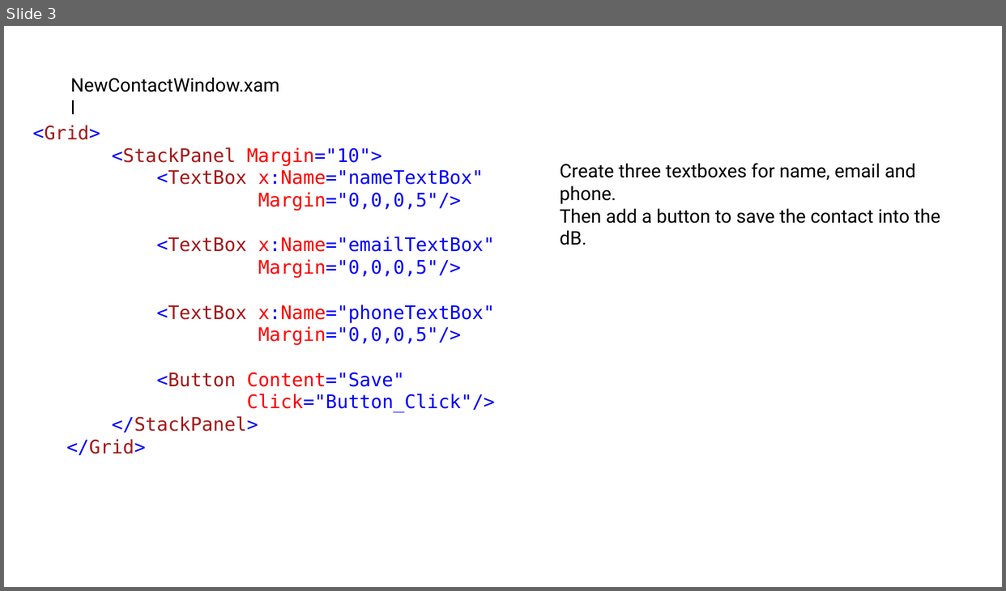
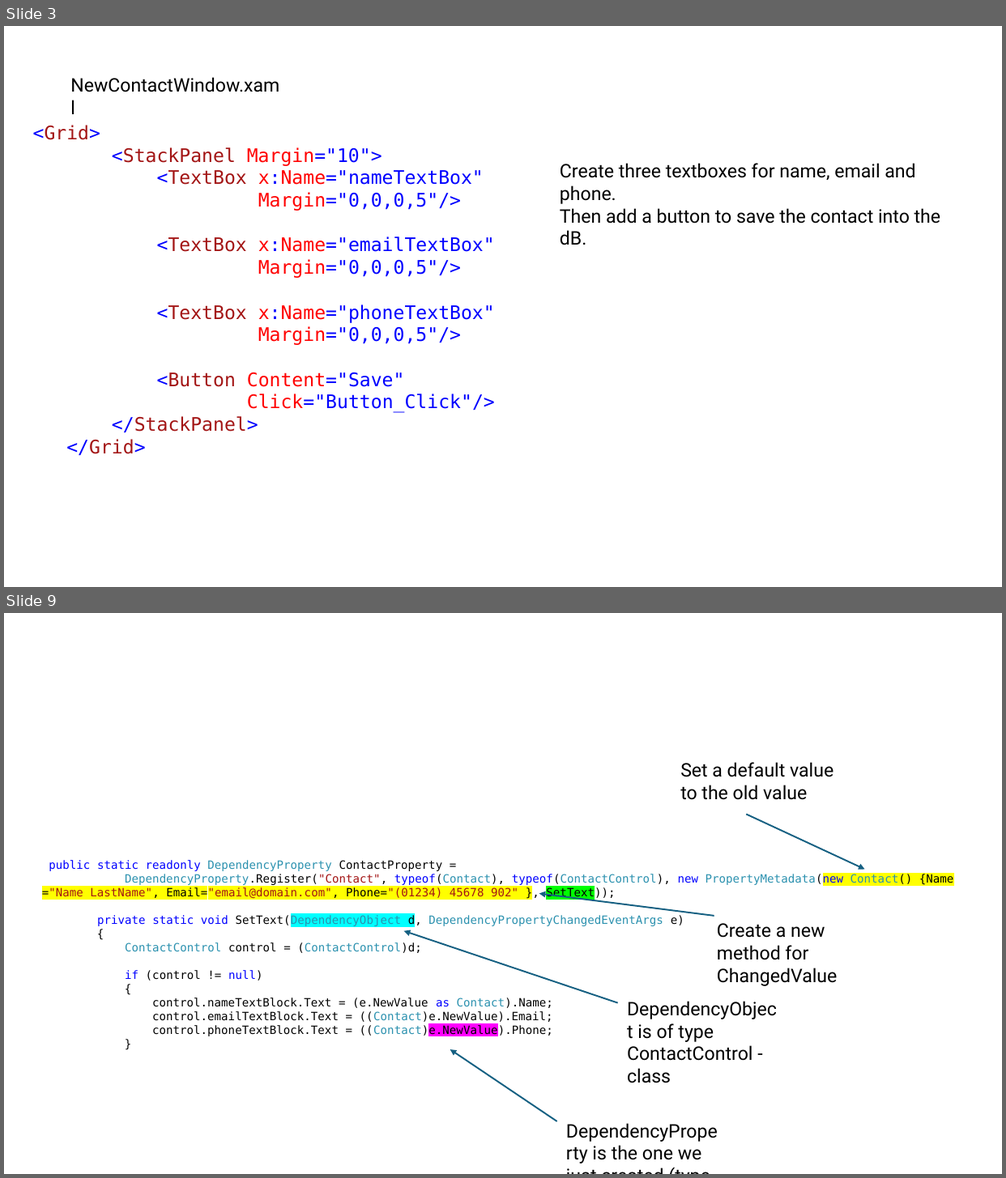
Before and after one commit to DanielZdebski/Simple-Calculator, a slide deck: Desktop Contacts App/Presentation/Desktop Contact App.pptx. Shown one above the other, each under a label of ours: slide 3 before the commit, slides 3 and 9 after it; the slides between them are not shown. The pictures are 1006x591 and 1006x1178 pixels, drawn with LibreOffice and Linux fonts; fonts in the diff are those of the drawing. Boxes give left, top, right and bottom in pixels: in the first picture for what was removed or moved away, otherwise in the second. Text is boxed around its words. In the diff, an @@ line names an element or a change of style, - is before the commit and + after.

```diff
--- a/Desktop Contacts App/Presentation/Desktop Contact App.pptx
+++ b/Desktop Contacts App/Presentation/Desktop Contact App.pptx
@@ slide 9 added at (4,613,1002,1174), background #FFFFFF @@
@@ text added at (680,762,833,800), 18 pt, text #000000 @@
+Set a default value to the old value
@@ arrow added from (747, 815) to (865, 869), #156082 1.5 pt @@
@@ text added at (42,860,954,1037), 11 pt, text #000000 @@
+public static readonly DependencyProperty ContactProperty =
+DependencyProperty.Register("Contact", typeof(Contact), typeof(ContactControl), new PropertyMetadata(new Contact() {Name ="Name LastName", Email="email@domain.com", Phone="(01234) 45678 902" }, SetText));
+private static void SetText(DependencyObject d, DependencyPropertyChangedEventArgs e)
+{
+ContactControl control = (ContactControl)d;
+if (control != null)
+{
+control.nameTextBlock.Text = (e.NewValue as Contact).Name;
+control.emailTextBlock.Text = ((Contact)e.NewValue).Email;
+control.phoneTextBlock.Text = ((Contact)e.NewValue).Phone;
+}
@@ arrow added from (714, 916) to (539, 894), #156082 1.5 pt @@
@@ text added at (717,923,837,986), 18 pt, text #000000 @@
+Create a new method for ChangedValue
@@ arrow added from (618, 1003) to (404, 931), #156082 1.5 pt @@
@@ text added at (627,1024,753,1084), 18 pt, text #000000 @@
+DependencyObject is of type ContactControl - class
@@ arrow added from (557, 1122) to (450, 1050), #156082 1.5 pt @@
@@ text added at (592,1145,702,1161), 18 pt, text #000000 @@
+DependencyProperty is the one we just created (type Contact.
```
Also in this commit, not shown: 8 other slides added, 9 slides removed, 5 other files.
